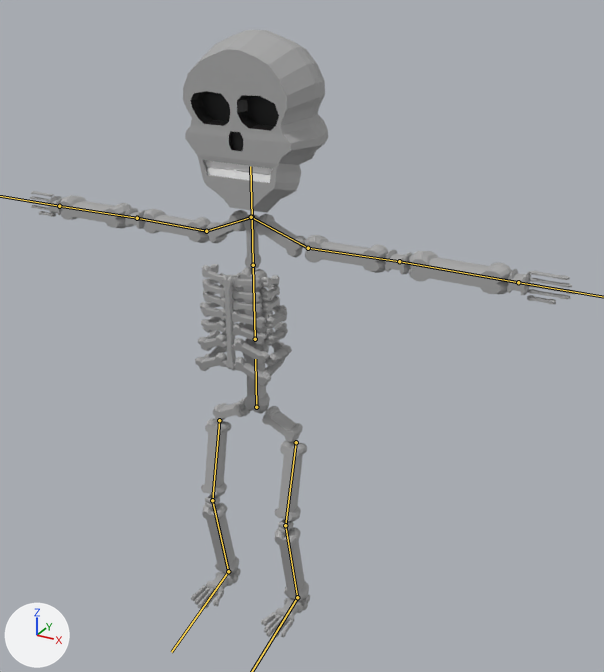
The glTF model fof/assets/base_game/cards/cards/Skeleton/model.glb, before and after one commit.
One viewpoint serves both versions: a 50 mm camera at (1.157, -1.847, 1.854) aimed at (0.143, -0.003, 0.932). Arrows for +X, +Y and +Z are at lower left; the lights stay in place. The picture after the commit comes second. The bones that change, and the others that lie on the model, are drawn over the model as lines.

The first picture shows 'Skeleton'.
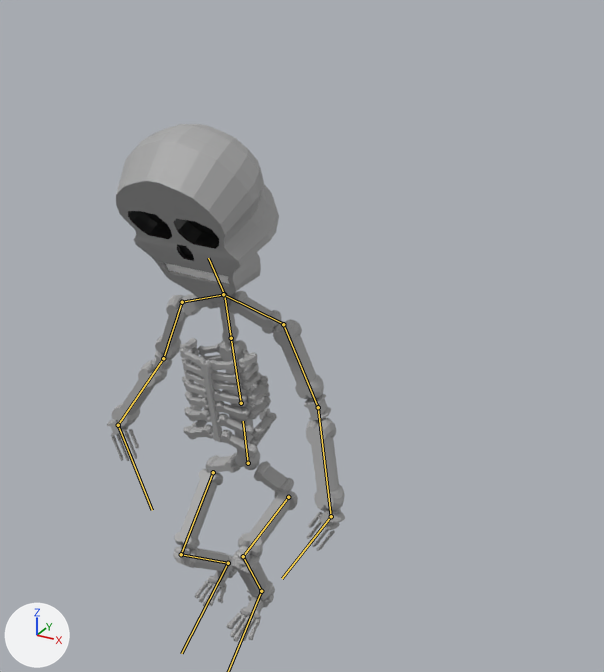
The newer file adds an action. The first version stands in its rest pose; the second is drawn at frame 19 of the action 'Walk'.

What differs and where, as boxes [x1, y1, x2, y2] in the pictures (604 x 672 px):
'Skeleton', posed (56% narrower, 15% shorter): before [28, 30, 576, 638]; after [107, 124, 345, 642]
bone 'Root', root to tip: before (256, 407) to (255, 359); after (248, 463) to (243, 421)
bone 'UpperLeg.R', root to tip: before (219, 420) to (212, 500); after (213, 472) to (181, 554)
bone 'LowerLeg.R', root to tip: before (212, 500) to (228, 571); after (181, 554) to (228, 563)
bone 'Foot.R', root to tip: before (228, 571) to (171, 652); after (228, 563) to (181, 653)
bone 'SpineLower', root to tip: before (255, 339) to (253, 265); after (241, 403) to (231, 338)
bone 'Head', root to tip: before (252, 217) to (250, 166); after (224, 294) to (208, 258)
bone 'ElbowLower.R', root to tip: before (206, 231) to (137, 218); after (182, 302) to (163, 358)
bone 'ElbowUpper.R', root to tip: before (137, 218) to (59, 206); after (163, 358) to (118, 425)
bone 'ElbowLower.L', root to tip: before (308, 248) to (399, 261); after (283, 324) to (318, 407)
bone 'ElbowUpper.L', root to tip: before (399, 261) to (518, 282); after (318, 407) to (331, 516)
bone 'UpperLeg.L', root to tip: before (296, 442) to (285, 525); after (288, 497) to (243, 556)
bone 'LowerLeg.L', root to tip: before (285, 525) to (297, 597); after (243, 556) to (261, 591)

Patch to the scene script:
```diff
--- a/fof/assets/base_game/cards/cards/Skeleton/model.glb.py
+++ b/fof/assets/base_game/cards/cards/Skeleton/model.glb.py
@@ bone_root @@
 bone_root = bpy.data.objects['AngrusPalmus'].pose.bones['Root']
-bone_root.location = (0.0, 0.0, 0.0)
-bone_root.rotation_quaternion = (1.0, 0.0, 0.0, 0.0)  # degrees (0, 0, 0)
+bone_root.location = (-0.007, -0.168, 0.046)
+bone_root.rotation_quaternion = (0.998, 0.066, 0.001, -0.003)  # degrees (8, 0, 0)
@@ bone_upperleg_r @@
 bone_upperleg_r = bpy.data.objects['AngrusPalmus'].pose.bones['UpperLeg.R']  # child of 'Root'
-bone_upperleg_r.rotation_quaternion = (1.0, 0.0, 0.0, 0.0)  # degrees (0, 0, 0)
+bone_upperleg_r.rotation_quaternion = (-0.938, -0.347, 0.001, -0.005)  # degrees (41, 0, 1)
@@ bone_lowerleg_r @@
 bone_lowerleg_r = bpy.data.objects['AngrusPalmus'].pose.bones['LowerLeg.R']  # child of 'UpperLeg.R'
-bone_lowerleg_r.rotation_quaternion = (1.0, 0.0, 0.0, 0.0)  # degrees (0, 0, 0)
+bone_lowerleg_r.rotation_quaternion = (0.816, -0.577, 0.0, -0.015)  # degrees (-71, -1, -1)
@@ bone_foot_r @@
 bone_foot_r = bpy.data.objects['AngrusPalmus'].pose.bones['Foot.R']  # child of 'LowerLeg.R'
-bone_foot_r.rotation_quaternion = (1.0, 0.0, 0.0, 0.0)  # degrees (0, 0, 0)
+bone_foot_r.rotation_quaternion = (0.965, 0.254, -0.062, 0.021)  # degrees (29, -8, 1)
@@ bone_spinelower @@
 bone_spinelower = bpy.data.objects['AngrusPalmus'].pose.bones['SpineLower']  # child of 'Root'
-bone_spinelower.rotation_quaternion = (1.0, 0.0, 0.0, 0.0)  # degrees (0, 0, 0)
+bone_spinelower.rotation_quaternion = (1.0, 0.019, -0.001, 0.002)  # degrees (2, 0, 0)
@@ bone_head @@
 bone_head = bpy.data.objects['AngrusPalmus'].pose.bones['Head']  # child of 'Spine'
-bone_head.rotation_quaternion = (1.0, 0.0, 0.0, 0.0)  # degrees (0, 0, 0)
+bone_head.rotation_quaternion = (0.987, 0.16, -0.011, -0.002)  # degrees (18, -1, 0)
@@ bone_elbowlower_r @@
 bone_elbowlower_r = bpy.data.objects['AngrusPalmus'].pose.bones['ElbowLower.R']  # child of 'Shoulder.R'
-bone_elbowlower_r.rotation_quaternion = (1.0, 0.0, 0.0, 0.0)  # degrees (0, 0, 0)
+bone_elbowlower_r.rotation_quaternion = (0.855, 0.022, -0.059, 0.515)  # degrees (-1, -7, 62)
@@ bone_elbowupper_r @@
 bone_elbowupper_r = bpy.data.objects['AngrusPalmus'].pose.bones['ElbowUpper.R']  # child of 'ElbowLower.R'
-bone_elbowupper_r.rotation_quaternion = (1.0, 0.0, 0.0, 0.0)  # degrees (0, 0, 0)
+bone_elbowupper_r.rotation_quaternion = (0.986, 0.14, 0.072, -0.063)  # degrees (16, 9, -6)
@@ bone_hand_r @@
 bone_hand_r = bpy.data.objects['AngrusPalmus'].pose.bones['Hand.R']  # child of 'ElbowUpper.R'
-bone_hand_r.rotation_quaternion = (1.0, 0.0, 0.0, 0.0)  # degrees (0, 0, 0)
+bone_hand_r.rotation_quaternion = (0.871, 0.053, -0.152, 0.465)  # degrees (-3, -18, 57)
@@ bone_elbowlower_l @@
 bone_elbowlower_l = bpy.data.objects['AngrusPalmus'].pose.bones['ElbowLower.L']  # child of 'Shoulder.L'
-bone_elbowlower_l.rotation_quaternion = (1.0, 0.0, 0.0, 0.0)  # degrees (0, 0, 0)
+bone_elbowlower_l.rotation_quaternion = (0.818, 0.029, -0.002, -0.574)  # degrees (3, 2, -70)
@@ bone_elbowupper_l @@
 bone_elbowupper_l = bpy.data.objects['AngrusPalmus'].pose.bones['ElbowUpper.L']  # child of 'ElbowLower.L'
-bone_elbowupper_l.rotation_quaternion = (1.0, 0.0, 0.0, 0.0)  # degrees (0, 0, 0)
+bone_elbowupper_l.rotation_quaternion = (0.986, 0.153, -0.058, -0.034)  # degrees (18, -6, -5)
@@ bone_hand_l @@
 bone_hand_l = bpy.data.objects['AngrusPalmus'].pose.bones['Hand.L']  # child of 'ElbowUpper.L'
-bone_hand_l.rotation_quaternion = (1.0, 0.0, 0.0, 0.0)  # degrees (0, 0, 0)
+bone_hand_l.rotation_quaternion = (0.905, -0.021, 0.154, -0.395)  # degrees (-10, 15, -48)
@@ bone_upperleg_l @@
 bone_upperleg_l = bpy.data.objects['AngrusPalmus'].pose.bones['UpperLeg.L']  # child of 'Root'
-bone_upperleg_l.rotation_quaternion = (1.0, 0.0, 0.0, 0.0)  # degrees (0, 0, 0)
+bone_upperleg_l.rotation_quaternion = (0.781, 0.617, -0.076, -0.051)  # degrees (77, -3, -10)
@@ bone_lowerleg_l @@
 bone_lowerleg_l = bpy.data.objects['AngrusPalmus'].pose.bones['LowerLeg.L']  # child of 'UpperLeg.L'
-bone_lowerleg_l.rotation_quaternion = (1.0, 0.0, 0.0, 0.0)  # degrees (0, 0, 0)
+bone_lowerleg_l.rotation_quaternion = (0.712, -0.702, 0.0, 0.018)  # degrees (-89, 1, 1)
@@ bone_foot_l @@
 bone_foot_l = bpy.data.objects['AngrusPalmus'].pose.bones['Foot.L']  # child of 'LowerLeg.L'
-bone_foot_l.rotation_quaternion = (1.0, 0.0, 0.0, 0.0)  # degrees (0, 0, 0)
+bone_foot_l.rotation_quaternion = (0.991, 0.08, 0.081, 0.063)  # degrees (10, 9, 8)
```
